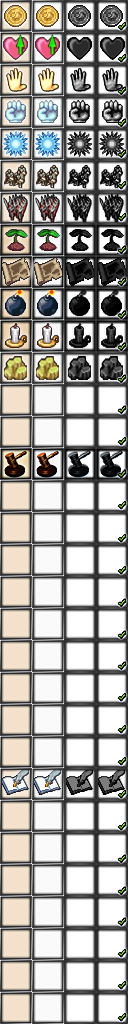
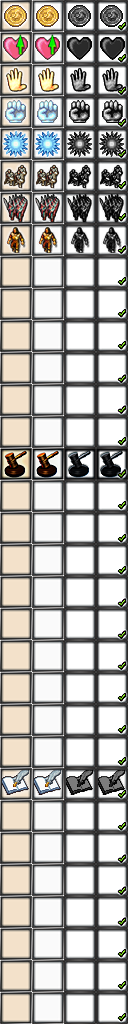
Layers edited between the first and the second (128, 1024) image:
painted on "Hintergrund" (1st of 2) over box(0, 224, 128, 383)
removed layer "Mine" over box(0, 224, 128, 383)
painted on "Legion" over box(0, 224, 128, 320)
painted on "Hintergrund" (2nd of 2) over box(0, 224, 128, 383)
